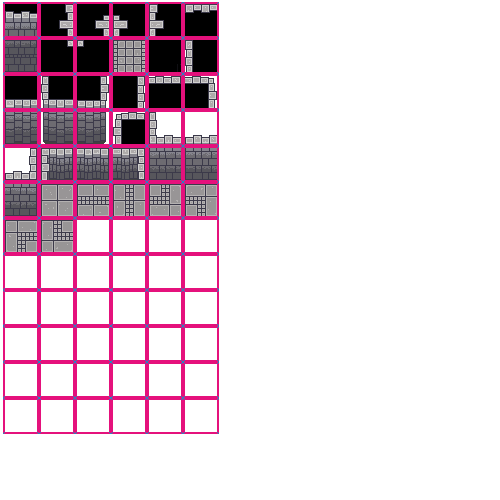
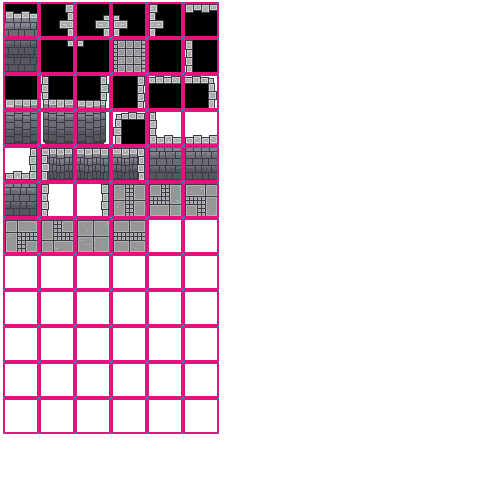
The second (500, 500) image is a revision of the first. Changes to its layers:
painted on "Calque 12(collé)" over left=42, top=162, right=145, bottom=252
